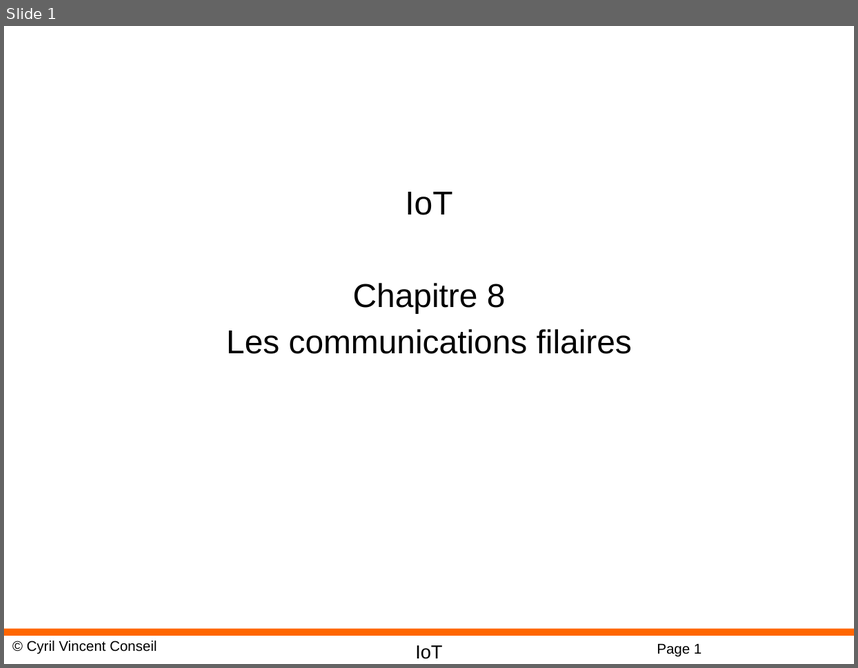
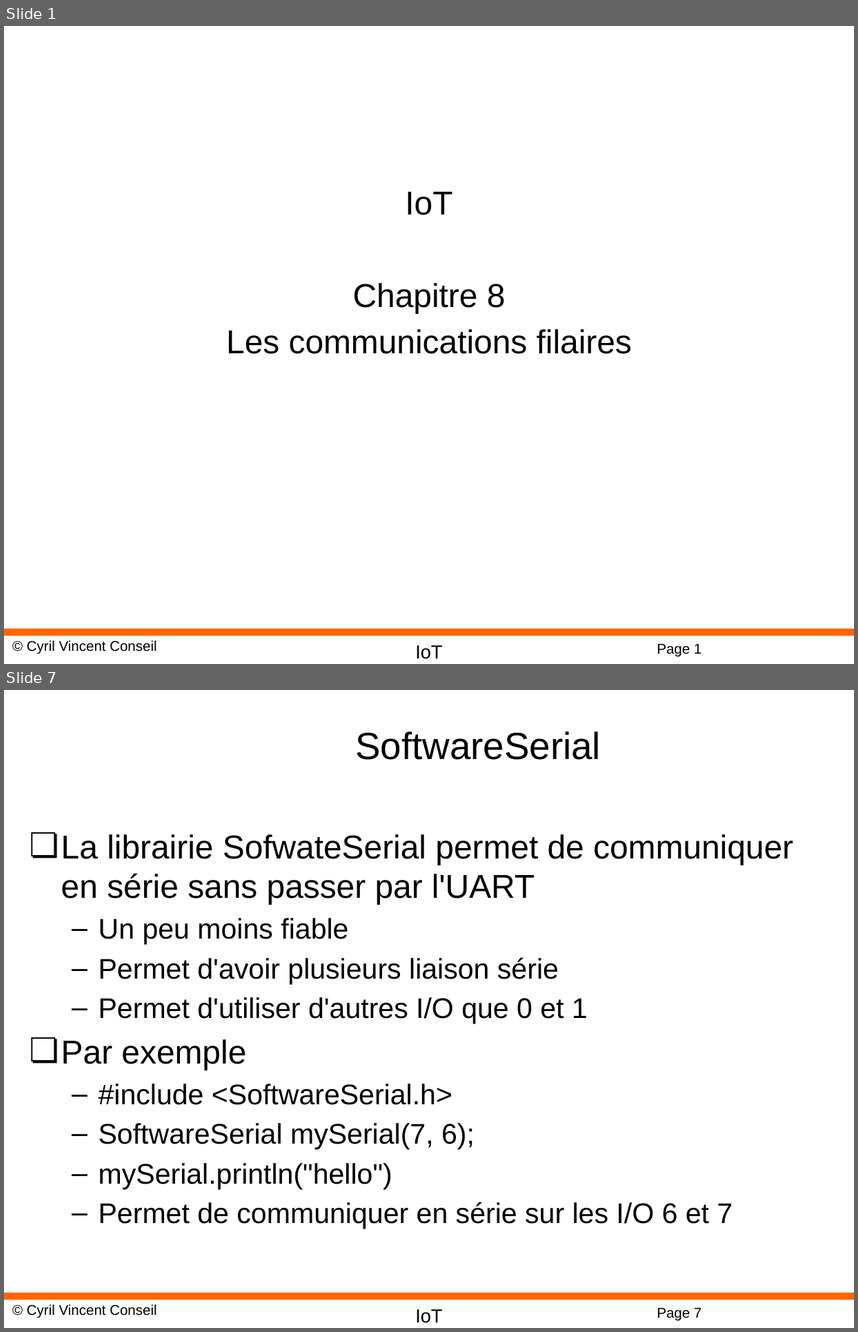
Before and after one commit to cyrilvincent/IoT, a slide deck: ppt/IoT08-Wire.pptx. Shown one above the other, each under a label of ours: slide 1 before the commit, slides 1 and 7 after it; the slides between them are not shown. The pictures are 858x668 and 858x1332 pixels, drawn with LibreOffice and Linux fonts; fonts in the diff are those of the drawing; background and template pictures are left out. Boxes give left, top, right and bottom in pixels: in the first picture for what was removed or moved away, otherwise in the second. Text is boxed around its words. In the diff, an @@ line names an element or a change of style, - is before the commit and + after.

```diff
--- a/ppt/IoT08-Wire.pptx
+++ b/ppt/IoT08-Wire.pptx
@@ slide 7 added at [4,690,854,1328], background #FFFFFF; not listed: 4 template elements that a slide beside it also shows @@
@@ title added at [355,731,601,760], 32 pt, text #000000 @@
+SoftwareSerial
@@ text added at [61,834,793,1229], 24 pt, text #000000 @@
+❏ La librairie SofwateSerial permet de communiquer en série sans passer par l'UART
+  – Un peu moins fiable
+  – Permet d'avoir plusieurs liaison série
+  – Permet d'utiliser d'autres I/O que 0 et 1
+❏ Par exemple
+  – #include <SoftwareSerial.h>
+  – SoftwareSerial mySerial(7, 6);
+  – mySerial.println("hello")
+  – Permet de communiquer en série sur les I/O 6 et 7
```
Also in this commit, not shown: 11 other slides added, 1 slide removed, 7 other files.
